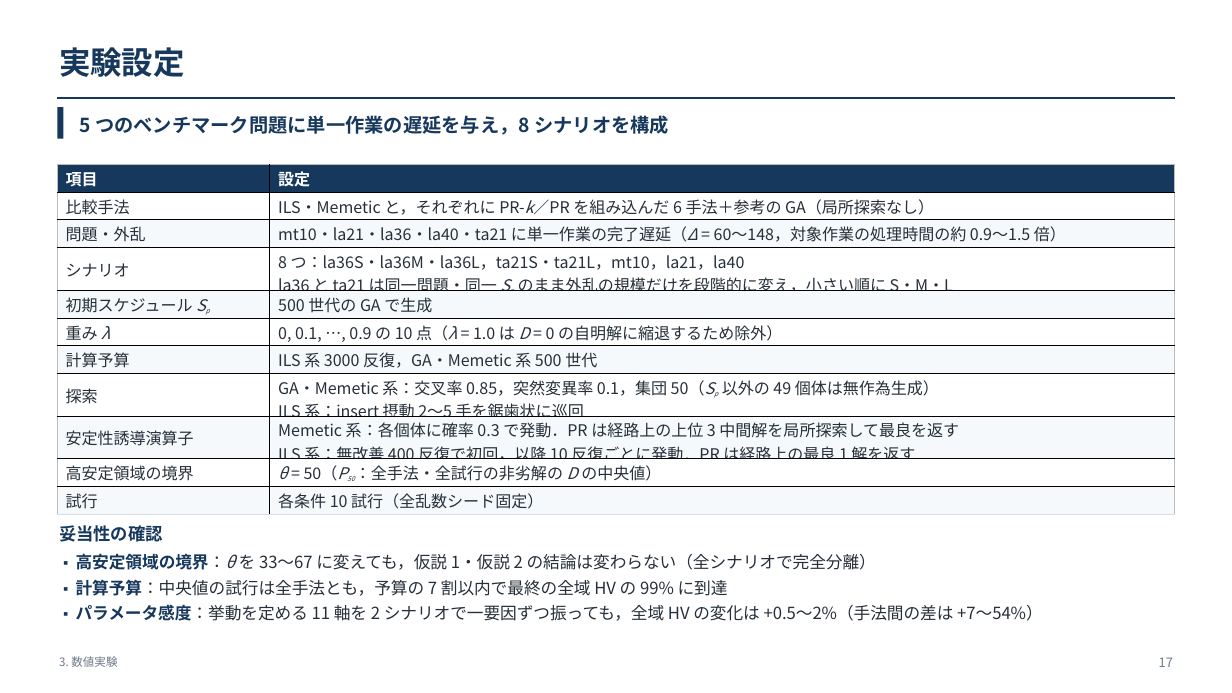
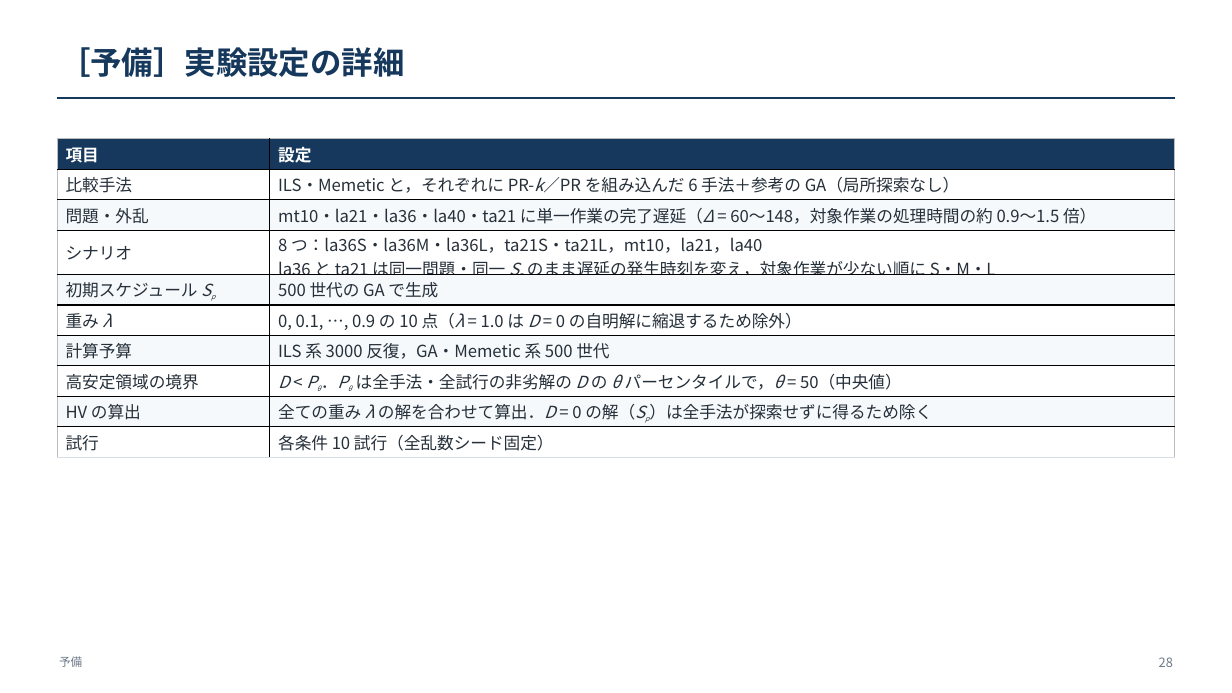
Before and after one commit to kitotakumi/stability_scheduling, a slide deck: slide 28 of doc/presentation_materials/JIMA2026fall_発表.pptx (slide 17 before the commit). Drawn at 1232x693 pixels with LibreOffice and Linux fonts; fonts in the diff are those of the drawing. Boxes give left, top, right and bottom in pixels: in the first picture for what was removed or moved away, otherwise in the second. Text is boxed around its words. In the diff, an @@ line names an element or a change of style, - is before the commit and + after.

```diff
--- a/doc/presentation_materials/JIMA2026fall_発表.pptx
+++ b/doc/presentation_materials/JIMA2026fall_発表.pptx
@@ text at [59,47,405,77]: text changed @@
-実験設定
+［予備］実験設定の詳細
@@ rectangle removed at [57,107,64,139] @@
@@ text removed at [79,115,669,135] @@
-5 つのベンチマーク問題に単一作業の遅延を与え，8 シナリオを構成
@@ table at [57,139,1175,455] @@
-row 4, column 2: 8 つ：la36S・la36M・la36L，ta21S・ta21L，mt10，la21，la40 / la36 と ta21 は同一問題・同一 Sp のまま外乱の規模だけを段階的に変え，小さい順に S・M・L
+row 4, column 2: 8 つ：la36S・la36M・la36L，ta21S・ta21L，mt10，la21，la40 / la36 と ta21 は同一問題・同一 Sp のまま遅延の発生時刻を変え，対象作業が少ない順に S・M・L
-row 8: 探索 | GA・Memetic 系：交叉率 0.85，突然変異率 0.1，集団 50（Sp 以外の 49 個体は無作為生成） / ILS 系：insert 摂動 2〜5 手を鋸歯状に巡回
-row 9: 安定性誘導演算子 | Memetic 系：各個体に確率 0.3 で発動．PR は経路上の上位 3 中間解を局所探索して最良を返す / ILS 系：無改善 400 反復で初回，以降 10 反復ごとに発動．PR は経路上の最良 1 解を返す
-row 10: 高安定領域の境界 | θ = 50（P50：全手法・全試行の非劣解の D の中央値）
+row 8: 高安定領域の境界 | D < Pθ．Pθ は全手法・全試行の非劣解の D の θ パーセンタイルで，θ = 50（中央値）
+row 9: HV の算出 | 全ての重み λ の解を合わせて算出．D = 0 の解（Sp）は全手法が探索せずに得るため除く
@@ table: place and size @@
-table at [57,165,1175,513]
+table at [57,139,1175,455]
@@ text removed at [59,525,163,542] @@
-妥当性の確認
@@ text removed at [76,553,1043,621] @@
-▪ 高安定領域の境界：θ を 33〜67 に変えても，仮説 1・仮説 2 の結論は変わらない（全シナリオで完全分離）
-▪ 計算予算：中央値の試行は全手法とも，予算の 7 割以内で最終の全域 HV の 99% に到達
-▪ パラメータ感度：挙動を定める 11 軸を 2 シナリオで一要因ずつ振っても，全域 HV の変化は +0.5〜2%（手法間の差は +7〜54%）
@@ text at [59,656,82,667]: text changed @@
-3. 数値実験
+予備
@@ text at [1159,657,1173,667]: text changed @@
-17
+28
```
Also in this commit, not shown: 27 other slides changed, 3 slides added, 12 other files.
